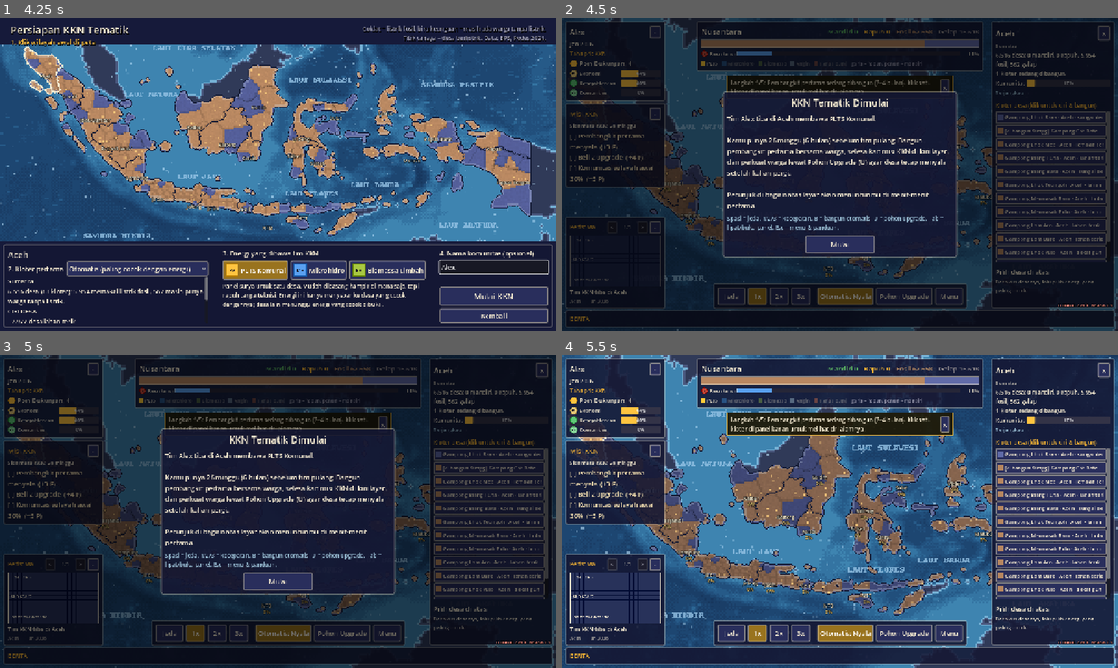
Above: before the commit, frames 1-4 (two rows, left to right).
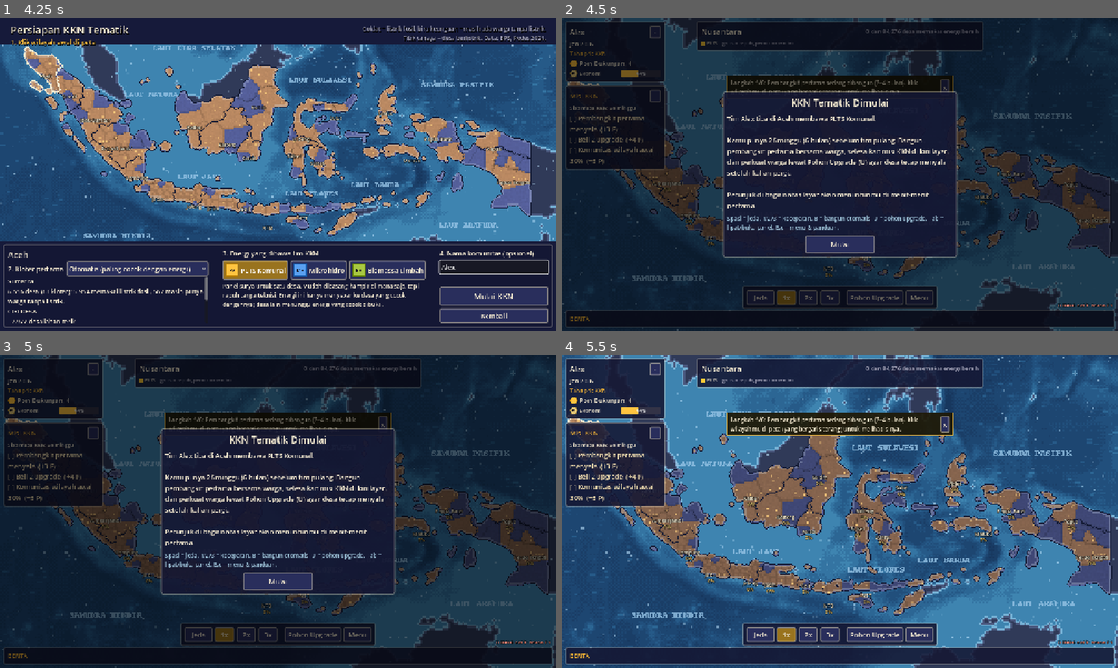
Above: after the commit, the same moments.

Repository: RizqieSufiawan/percikan-lentera
Game: Godot game, scene res://scenes/title.tscn
The game is run twice, just before and just after one commit, with the same random seed, the same clock (stepped at 60 frames per second) and the same inputs. Sound files missing from this copy of the repository are replaced by a short silence.
Inputs (mouse positions are in pixels of both pictures, inside the frame that each line leads up to):
- Up to frame 1 (4.25 s): click "Mulai" at 0.5 s; click "Lanjut" at 1.25 s; click "Kembali" at 2 s; click "Lewati" at 2.75 s; click (494, 268) at 3.52 s; type "Alex" at 3.6 s
- Up to frame 2 (4.5 s): click "Mulai KKN" at 4.25 s
- Up to frame 3 (5 s): no input
- Up to frame 4 (5.5 s): click "Mulai" at 5 s

Frame 1 is identical in both runs. In frame 2, 26% of the frame differs, in the area x 0-100%, y 1-93%; in frame 3, 26%; in frame 4, 33%, in the area x 0-100%, y 1-94%.

Commit message:
Information Overload fix

Diff:
--- a/scripts/ui/game_screen.gd
+++ b/scripts/ui/game_screen.gd
@@ -46,7 +46,10 @@
 	%NextBtn.visible = Game.db.config.turn_based_mode
 	%CommunityName.text = sim.community_name
 	Audio.music(&"game")
-	_select_province.call_deferred(sim.start_province)
+	# Panel kanan tidak dibuka otomatis: pemain mengklik wilayahnya sendiri (petunjuk langkah 1).
+	map.set_selected(sim.start_province)
+	sim.auto_build_focus = sim.start_province
+	_build_reveal()
 	_refresh()
 	_show_start_card.call_deferred()
 	# Tombol debug hanya aktif saat dijalankan dari editor / build debug.
@@ -125,6 +128,7 @@
 	%CommunityBar.value = sim.community_average()
 	map.refresh()
 	_refresh_legend()
+	_update_reveal()
 	province_panel.refresh()
 	upgrade_panel.refresh()
 	_refresh_missions()
@@ -153,11 +157,11 @@
 var _legend_items: Dictionary = {}  # id energi -> HBoxContainer
 
 
-## Baris warna energi di panel atas. Energi yang belum dibuka tampil redup.
+## Baris warna energi di panel atas. Hanya energi yang sudah dibuka yang tampil.
 func _build_legend() -> void:
 	var row := HBoxContainer.new()
 	row.add_theme_constant_override("separation", 10)
-	row.tooltip_text = "Warna peta = energi yang dipakai kloter itu.\nBergaris = rapuh (belum dirawat warga), penuh = mandiri.\nCoklat = listrik fosil, abu = masih ada warga tanpa listrik.\nEnergi yang redup belum dibuka."
+	row.tooltip_text = "Warna peta = energi yang dipakai kloter itu.\nBergaris = rapuh (belum dirawat warga), penuh = mandiri.\nCoklat = listrik fosil, nila = masih ada warga tanpa listrik.\nEnergi baru muncul di sini saat dibuka lewat Pohon Upgrade."
 	row.mouse_filter = Control.MOUSE_FILTER_PASS
 	for e in Game.db.energies:
 		var item := HBoxContainer.new()
@@ -183,12 +187,20 @@
 	note.mouse_filter = Control.MOUSE_FILTER_IGNORE
 	row.add_child(note)
 	$TopPanel/VBox.add_child(row)
+	for id in Game.sim.energies:
+		_known_energies[id] = true
 	_refresh_legend()
 
 
 func _refresh_legend() -> void:
 	for id in _legend_items:
-		_legend_items[id].modulate = Color.WHITE if Game.sim.energies.has(id) else Color(1, 1, 1, 0.35)
+		var owned: bool = Game.sim.energies.has(id)
+		_legend_items[id].visible = owned
+		if owned and not _known_energies.has(id):
+			_known_energies[id] = true
+			var e := Game.db.get_energy(id)
+			if e:
+				toast("Energi baru terbuka: %s. Warnanya sekarang muncul di peta dan legenda." % e.display_name, e.color)
 
 
 # ---------------------------------------------------------------- bangun otomatis
@@ -220,6 +232,8 @@
 
 
 func toggle_auto_build() -> void:
+	if not _auto_btn.visible:
+		return
 	_auto_btn.button_pressed = not _auto_btn.button_pressed
 
 
@@ -452,6 +466,91 @@
 		province_panel.hide()
 
 
+# ---------------------------------------------------------------- tampilan bertahap
+# Supaya awal permainan tidak penuh angka: panel dan angka muncul saat mulai relevan.
+#   Awal      : tanggal, Poin, Ekonomi, misi KKN, dan satu kalimat ringkas di panel atas.
+#   Desa pertama menyala : statistik desa, bar akses, Komunitas, kabar terbaru, tombol Otomatis.
+#   KKN selesai          : Kesejahteraan dan Ketahanan (biru vs merah).
+
+var _reveal_ready := false
+var _reveal_lit := false
+var _reveal_post_kkn := false
+var _simple_label: Label
+var _known_energies: Dictionary = {}
+var _pulse_tween: Tween
+
+
+func _build_reveal() -> void:
+	_simple_label = Label.new()
+	_simple_label.add_theme_font_size_override("font_size", 13)
+	_simple_label.add_theme_color_override("font_color", Palette.MUTED)
+	_simple_label.mouse_filter = Control.MOUSE_FILTER_IGNORE
+	%LitLabel.get_parent().add_child(_simple_label)
+
+
+func _update_reveal() -> void:
+	var sim := Game.sim
+	var lit := _reveal_lit or sim.total_on() > 0 or int(sim.counters.get(&"lit_ever", 0)) > 0
+	var post := _reveal_post_kkn or not sim.kkn_active
+	var changed := not _reveal_ready or lit != _reveal_lit or post != _reveal_post_kkn
+	if _reveal_ready and lit and not _reveal_lit:
+		Audio.sfx(&"point")
+		toast("Desa pertama menyala! Angka desa, Komunitas, kabar terbaru, dan tombol Otomatis (B) sekarang terbuka.")
+	if _reveal_ready and post and not _reveal_post_kkn:
+		toast("Panel baru: Kesejahteraan (kiri) dan Ketahanan biru lawan merah (atas). Jaga biru tetap unggul.", Palette.INDEPENDENT)
+	_reveal_ready = true
+	_reveal_lit = lit
+	_reveal_post_kkn = post
+	var total := sim.desa_independent() + sim.desa_lit() + sim.desa_fossil() + sim.desa_dark()
+	_simple_label.text = "0 dari %s desa memakai energi bersih" % Simulation.ribu(total)
+	_update_upgrade_pulse()
+	if not changed:
+		return
+	for n: Control in [%IndepLabel, %LitLabel, %FossilLabel, %DarkLabel, access_bar]:
+		n.visible = lit
+	_simple_label.visible = not lit
+	$StatsPanel/VBox/CommunityRow.visible = lit
+	feed.visible = lit
+	if _auto_btn:
+		_auto_btn.visible = lit
+	$StatsPanel/VBox/WelfareRow.visible = post
+	$TopPanel/VBox/ResRow.visible = post
+	_fit_panels.call_deferred()
+
+
+## Panel statistik dan panel atas menyusut/membesar mengikuti baris yang tampil.
+func _fit_panels() -> void:
+	var stats: PanelContainer = $StatsPanel
+	if not stats.get_meta("collapsed", false):
+		stats.offset_bottom = stats.offset_top + stats.get_combined_minimum_size().y
+		if stats.has_meta("full_offsets"):
+			var full: Vector4 = stats.get_meta("full_offsets")
+			stats.set_meta("full_offsets", Vector4(full.x, full.y, full.z, stats.offset_bottom))
+	var top: PanelContainer = $TopPanel
+	top.offset_bottom = top.offset_top + top.get_combined_minimum_size().y
+	_relayout_left()
+
+
+## Tombol Pohon Upgrade berkedip selama pemain belum pernah membeli upgrade padahal sudah mampu.
+func _update_upgrade_pulse() -> void:
+	var sim := Game.sim
+	var want := false
+	if int(sim.counters.get(&"upgrades_bought", 0)) == 0 and not upgrade_panel.visible:
+		for u in Game.db.upgrades:
+			if sim.upgrade_state(u) == "":
+				want = true
+				break
+	var btn: Button = %UpgradeBtn
+	if want and _pulse_tween == null:
+		_pulse_tween = create_tween().set_loops()
+		_pulse_tween.tween_property(btn, "modulate", Color(1.7, 1.45, 0.6), 0.55).set_trans(Tween.TRANS_SINE)
+		_pulse_tween.tween_property(btn, "modulate", Color.WHITE, 0.55).set_trans(Tween.TRANS_SINE)
+	elif not want and _pulse_tween != null:
+		_pulse_tween.kill()
+		_pulse_tween = null
+		btn.modulate = Color.WHITE
+
+
 # ---------------------------------------------------------------- notifikasi kecil (toast)
 
 var _toast_box: VBoxContainer
@@ -496,15 +595,17 @@
 func _hint_steps() -> Array:
 	var sim := Game.sim
 	return [
-		["Langkah 1/5: Pembangkit pertama sedang dibangun (2–4 bulan). Klik satu kloter di panel kanan untuk melihat ciri alamnya.",
-			func(): return province_panel.visible and province_panel.village_index >= 0],
-		["Langkah 2/5: Saat Otomatis menyala (tombol bawah, B), warga membangun kloter berikutnya sendiri. Kamu tetap bisa memilih kloter dan energinya lewat tombol Bangun.",
-			func(): return _hint_timer > 10.0 or int(sim.counters.get(&"built", 0)) >= 2],
-		["Langkah 3/5: Buka Pohon Upgrade (U). Tab Edukasi & Warga mempercepat Kekuatan Komunitas. Bangun otomatis hanya berjalan jika Komunitas wilayah minimal %d." % int(Game.db.config.auto_build_min_community),
+		["Langkah 1/6: Pembangkit pertama sedang dibangun (2–4 bulan). Klik wilayahmu di peta (yang bergaris terang) untuk melihat isinya.",
+			func(): return province_panel.visible],
+		["Langkah 2/6: Panel kanan berisi kloter desa di wilayah ini. Klik satu kloter untuk melihat ciri alam dan energi yang cocok.",
+			func(): return province_panel.village_index >= 0 or _hint_timer > 12.0],
+		["Langkah 3/6: Buka Pohon Upgrade (U, tombol yang berkedip di bawah). Tab Edukasi & Warga mempercepat Kekuatan Komunitas.",
 			func(): return int(sim.counters.get(&"upgrades_bought", 0)) >= 1],
-		["Langkah 4/5: Di tab Sumber Energi, tiap energi punya cabang sendiri: Output Listrik, Material Bangunan, lalu Teknisi Warga. Perkuat energi yang kamu pakai.",
+		["Langkah 4/6: Di tab Sumber Energi, tiap energi punya cabang sendiri: Output Listrik, Material Bangunan, lalu Teknisi Warga. Perkuat energi yang kamu pakai.",
 			func(): return _owns_energy_branch() or int(sim.counters.get(&"upgrades_bought", 0)) >= 3],
-		["Langkah 5/5: Klik gelembung yang muncul di peta untuk Poin tambahan. Arahkan mouse ke wilayah lain untuk melihat ciri desanya.",
+		["Langkah 5/6: Setelah desa pertama menyala, tombol Otomatis (B) muncul di bawah. Saat nyala, warga membangun kloter berikutnya sendiri jika Komunitas wilayah minimal %d." % int(Game.db.config.auto_build_min_community),
+			func(): return _reveal_lit and _hint_timer > 10.0],
+		["Langkah 6/6: Klik gelembung yang muncul di peta untuk Poin tambahan. Arahkan mouse ke wilayah lain untuk melihat ciri desanya.",
 			func(): return _hint_timer > 14.0],
 	]
 
@@ -565,8 +666,9 @@
 	if _hint_panel == null:
 		return
 	_hint_check += delta
-	if _hint_step == 1 or _hint_step == 4:
-		_hint_timer += delta
+	if _hint_step == 1 or _hint_step == 4 or _hint_step == 5:
+		if _hint_step != 4 or _reveal_lit:
+			_hint_timer += delta
 	if _hint_check < 0.25:
 		return
 	_hint_check = 0.0
--- a/tests/screenshot_tour.gd
+++ b/tests/screenshot_tour.gd
@@ -63,6 +63,8 @@
 	await _wait(0.6)
 	await _shot("03_game_start_card")
 	await _press_modal(0)
+	await _wait(0.3)
+	await _shot("03b_game_fresh")
 
 	var sim := Game.sim
 	var db := Game.db
